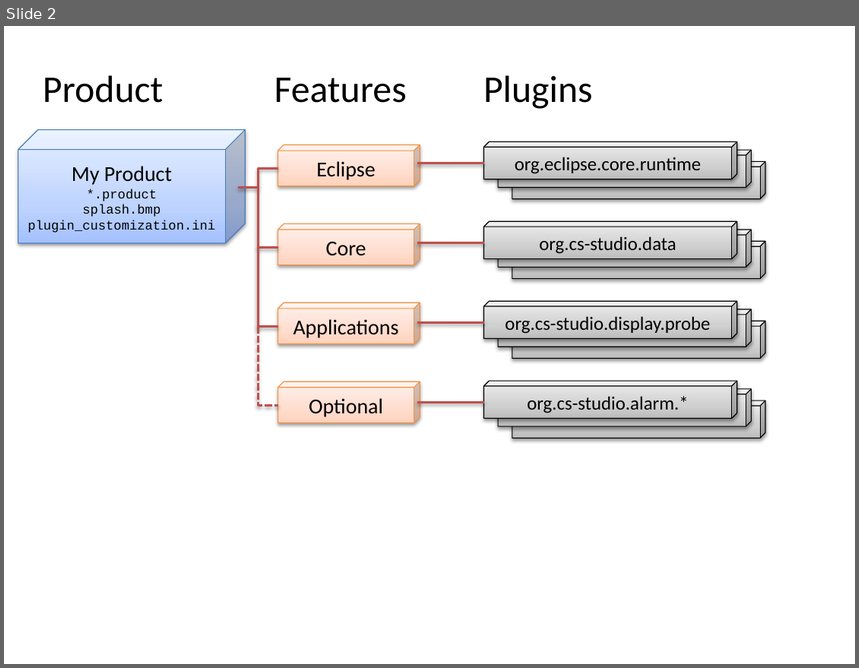
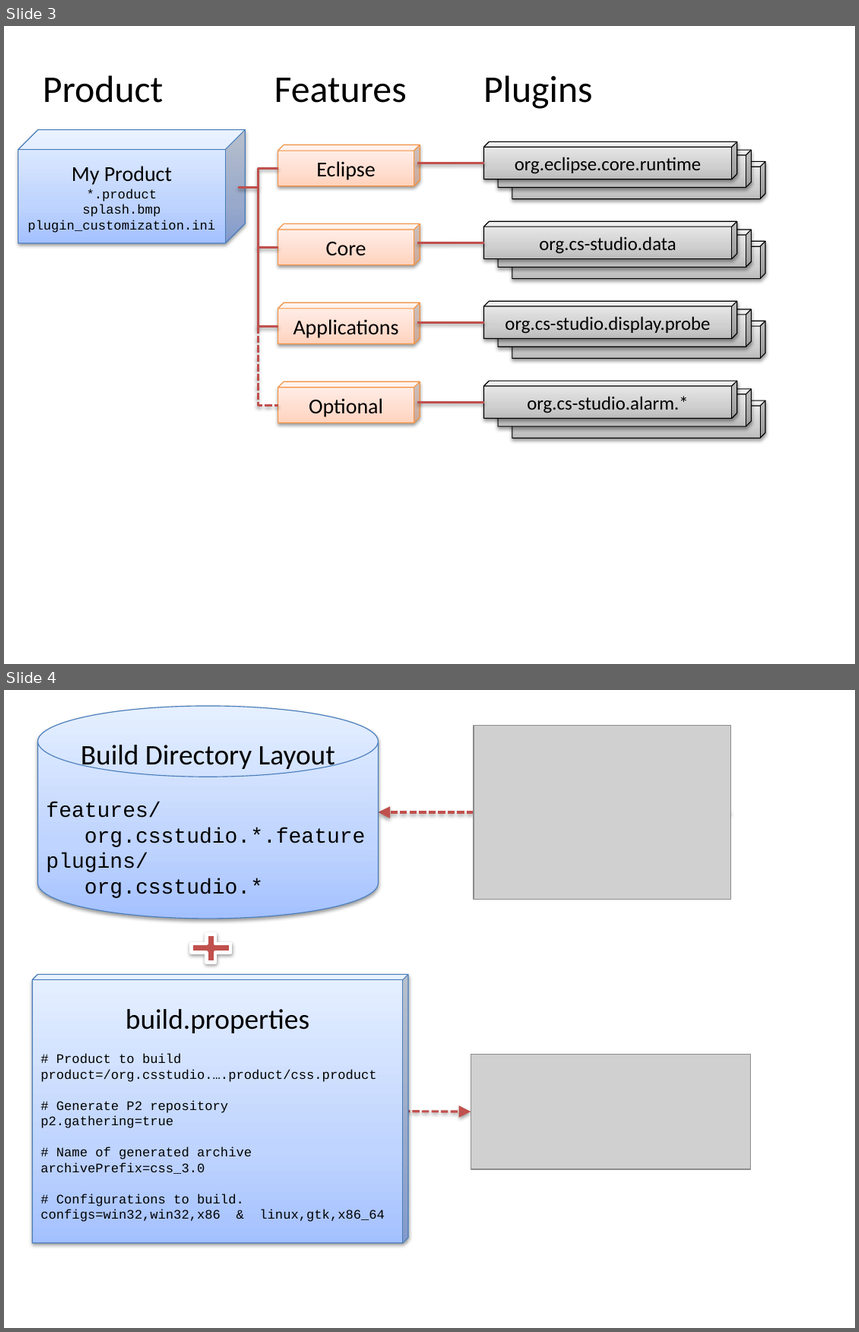
Before and after one commit to ControlSystemStudio/org.csstudio.docbook, a slide deck: src/slides.pptx. Shown one above the other, each under a label of ours: slide 2 before the commit, slides 3 and 4 after it. The pictures are 859x668 and 859x1332 pixels, drawn with LibreOffice and Linux fonts; fonts in the diff are those of the drawing; grey boxes stand for pictures. Boxes give left, top, right and bottom in pixels: in the first picture for what was removed or moved away, otherwise in the second. Text is boxed around its words. In the diff, an @@ line names an element or a change of style, - is before the commit and + after.

Commit message:
export, headless build, update site

```diff
--- a/src/slides.pptx
+++ b/src/slides.pptx
@@ slide 4 added at (x1=4, y1=690, x2=855, y2=1328), background #FFFFFF @@
@@ cylinder added at (x1=38, y1=706, x2=379, y2=919), fill gradient #A4C4FF to #BFD4FF to #E6EEFF, outline #4B7EBC 0.75 pt, 18 pt, text #000000 @@
+Build Directory Layout
+features/
+org.csstudio.*.feature
+plugins/
+org.csstudio.*
@@ picture added at (x1=474, y1=726, x2=731, y2=900) @@
@@ arrow added from (731, 812) to (379, 812), #C0504D 2 pt dashed @@
@@ plus sign added at (x1=184, y1=929, x2=238, y2=967), fill #C0504D, outline #FFFFFF 3 pt @@
@@ cube added at (x1=32, y1=974, x2=408, y2=1243), fill gradient #A4C4FF to #BFD4FF to #E6EEFF, outline #4B7EBC 0.75 pt, 11 pt, text #000000 @@
+build.properties
+# Product to build
+product=/org.csstudio.….product/css.product
+# Generate P2 repository
+p2.gathering=true
+# Name of generated archive
+archivePrefix=css_3.0
+# Configurations to build.
+configs=win32,win32,x86 & linux,gtk,x86_64
@@ picture added at (x1=471, y1=1054, x2=751, y2=1170) @@
@@ arrow added from (403, 1111) to (471, 1113), #C0504D 2 pt dashed @@
@@ what was slide 2 is now slide 3 @@
```
Also in this commit, not shown: 1 other slide added, 6 other files.
